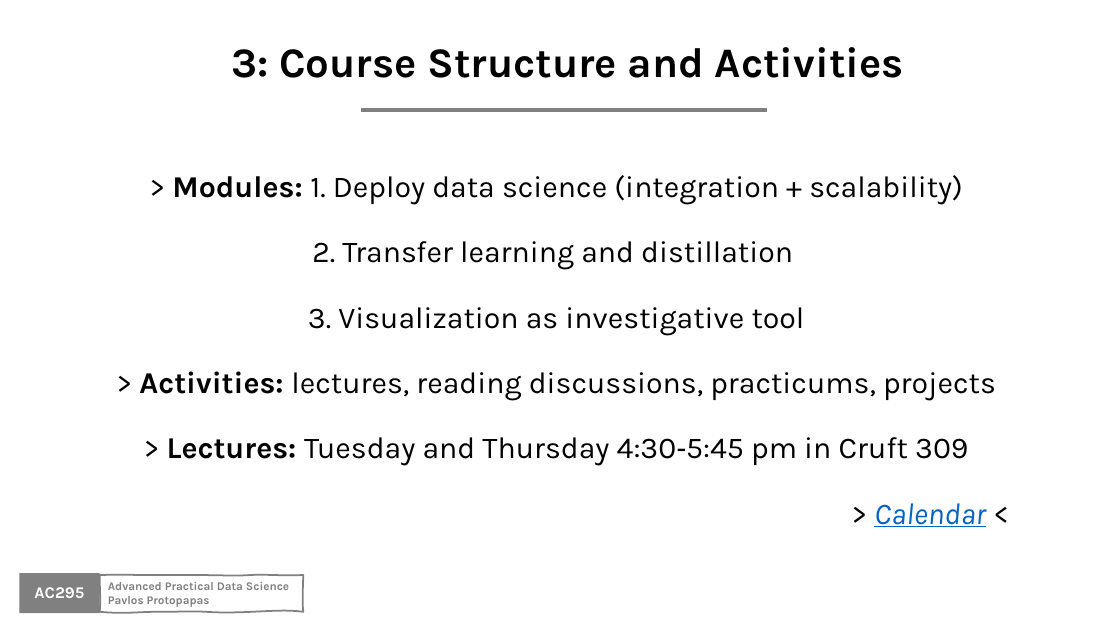
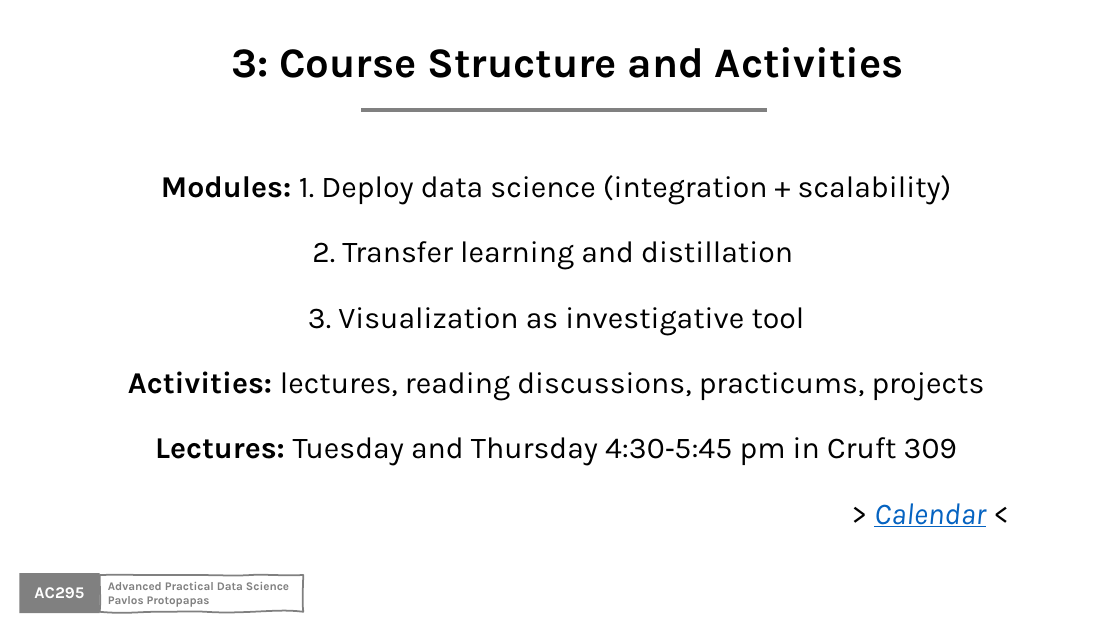
Before and after one commit to Harvard-IACS/2020-AC295, a slide deck: slide 11 of content/lectures/lecture1/presentation/lecture1_draft.pptx (slide 8 before the commit). Drawn at 1120x630 pixels with LibreOffice and Linux fonts; fonts in the diff are those of the drawing; background and template pictures are left out. Boxes give left, top, right and bottom in pixels: in the first picture for what was removed or moved away, otherwise in the second. Text is boxed around its words. In the diff, an @@ line names an element or a change of style, - is before the commit and + after.

```diff
--- a/content/lectures/lecture1/presentation/lecture1_draft.pptx
+++ b/content/lectures/lecture1/presentation/lecture1_draft.pptx
@@ text at (161, 175, 952, 204): text changed @@
-> Modules: 1. Deploy data science (integration + scalability)
+Modules: 1. Deploy data science (integration + scalability)
@@ text at (128, 371, 985, 466): text changed @@
-> Activities: lectures, reading discussions, practicums, projects
-> Lectures: Tuesday and Thursday 4:30‐5:45 pm in Cruft 309
+Activities: lectures, reading discussions, practicums, projects
+Lectures: Tuesday and Thursday 4:30‐5:45 pm in Cruft 309
```
Also in this commit, not shown: 12 other slides changed, 1 slide added, 7 other files.
